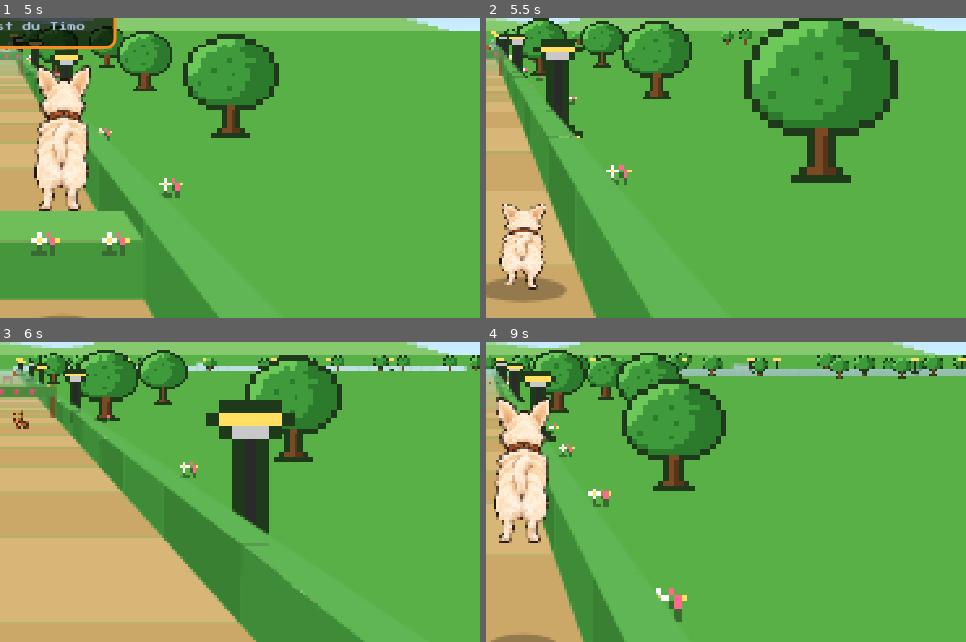
Above: before the commit, frames 1-4 (two rows, left to right).
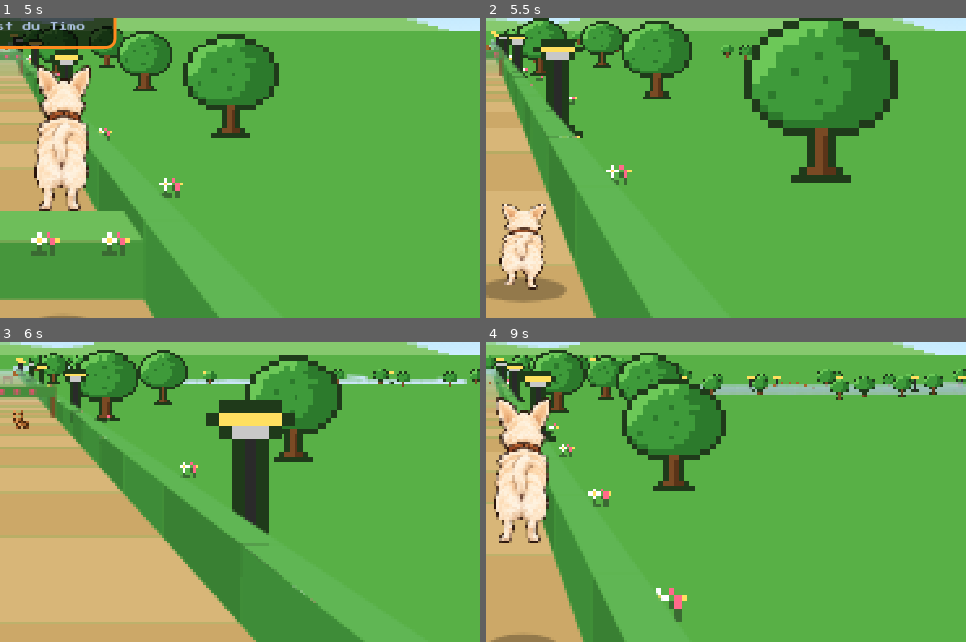
Above: after the commit, the same moments.

Repository: konstiks/timos-turbo-run
Game: browser game, page index.html
Same seed, same stepped clock (60 frames per second), same inputs: the game is played once before the commit and once after it.
Inputs (mouse positions are % of the whole screen's width and height, from its top left):
- Up to frame 1 (5 s): click (50, 50) at 0.27 s; hold D 1.03-1.53 s; tap Space every 0.5 s from 1.1 to 4.6 s; hold S 1.58-1.85 s; hold A 1.9-2.47 s; hold W 2.52-2.82 s; hold D 2.87-3.53 s; hold W 3.58-3.82 s; hold A 3.87-4.3 s; hold S 4.35-4.68 s; hold D from 4.73 s (still down)
- Up to frame 2 (5.5 s): tap Space at 5.1 s; release D at 5.23 s; hold S from 5.28 s (still down)
- Up to frame 3 (6 s): release S at 5.55 s; tap Space at 5.6 s; hold A from 5.6 s (still down)
- Up to frame 4 (9 s): tap Space every 0.5 s from 6.1 to 8.6 s; release A at 6.17 s; hold W 6.22-6.52 s; hold D 6.57-7.23 s; hold W 7.28-7.52 s; hold A 7.57-8 s; hold S 8.05-8.38 s; hold D 8.43-8.93 s; hold S from 8.98 s (still down)
The pictures show only the part of the screen within x 50-100%, y 32-82%; the shares and areas given below are measured in that part.

Frame 1 is identical in both runs. In frame 2, 0.3% of the frame differs, in the area x 27-56%, y 3-14%; in frame 3, 2.5%; in frame 4, 5.6%, in the area x 38-100%, y 3-20%.

Commit message:
Neuer Tierarzt, echter Applaus mit Konfetti, Hügel und Rutschpartien, braune Erdlöcher
- Tierarzt-Sprite aus dem neuen Bild mit Laufanimation
- Applaus-Aufnahme + Konfetti nach jeder Runde
- Strecke geht bergauf/bergab, Rutschpartien mit Kipp-Steuerung
- Erdlöcher braun, mehr Bäume im Park, Timo bellt seltener

Co-Authored-By: Claude Opus 5.5 <noreply@anthropic.com>
Claude-Session: https://claude.ai/code/session_01FwyAvonJojh9EGHS2iaqSe

Diff:
--- a/game.js
+++ b/game.js
@@ -78,7 +78,7 @@
 function audioUnlock() {
   if (!actx) { try { actx = new (window.AudioContext || window.webkitAudioContext)(); } catch (e) {} }
   if (actx && actx.state === 'suspended') actx.resume();
-  if (actx) loadBark();
+  if (actx) { loadBark(); loadApplause(); }
 }
 function beep(freq, dur, type, vol, slide) {
   if (save.mute || !actx) return;
@@ -152,8 +152,19 @@
   } else { barkOnce(1); setTimeout(() => barkOnce(1.08), 230); }
 };
 // Applaus (gefiltertes Rauschen als viele kleine Klatscher)
+let applBuf = null;
+function loadApplause() {
+  if (applBuf || !actx) return;
+  applBuf = 'loading';
+  fetch('assets/applaus.mp3?v=6').then(r => r.arrayBuffer()).then(ab => new Promise((res, rej) => actx.decodeAudioData(ab, res, rej)))
+    .then(b => { applBuf = b; }).catch(() => { applBuf = null; });
+}
 sfx.applause = function () {
   if (save.mute || !actx) return;
+  if (applBuf && applBuf !== 'loading') {
+    const src = actx.createBufferSource(); src.buffer = applBuf; const gn = actx.createGain(); gn.gain.value = 0.9;
+    src.connect(gn); gn.connect(actx.destination); src.start(); return;
+  }
   const t0 = actx.currentTime, n = Math.floor(actx.sampleRate * 0.02);
   const buf = actx.createBuffer(1, n, actx.sampleRate), d = buf.getChannelData(0);
   for (let i = 0; i < n; i++) d[i] = (Math.random() * 2 - 1) * Math.pow(1 - i / n, 3);
@@ -232,7 +243,7 @@
     sx, sz, dirIdx, dx: d[0], dz: d[1], rx: r[0], rz: r[1],
     L: opts.L || rint(48, 90), startDist, level, theme: THEMES[level % 3],
     exits: opts.exits || pick(['L', 'R', 'L', 'R', 'T']),
-    obs: [], coins: [], pus: [], deco: [], gate: false, next: null,
+    obs: [], coins: [], pus: [], deco: [], gate: false, next: null, y0: opts.y0 || 0, hills: [],
   };
   const prevLevel = opts.prevLevel;
   if (prevLevel !== undefined && prevLevel !== level) seg.gate = true;
@@ -248,6 +259,7 @@
     high: { name: 'Rosenbogen', y0: 0.95, c: [120, 80, 40], top: [200, 90, 120], kind: 'arch' },
     block: [{ name: 'Parkbank', h: 0.7, c: [150, 96, 50], top: [180, 120, 66], kind: 'bench' },
             { name: 'Mülleimer', h: 1.25, c: [60, 120, 70], top: [40, 80, 50], kind: 'bin', w: 0.8 },
+            { name: 'Baum', h: 9, c: [110, 70, 36], top: [90, 56, 30], kind: 'tree', w: 0.95 },
             { name: 'Baum', h: 9, c: [110, 70, 36], top: [90, 56, 30], kind: 'tree', w: 0.95 },
             { name: 'Baum', h: 9, c: [110, 70, 36], top: [90, 56, 30], kind: 'tree', w: 0.95 }],
   },
@@ -294,6 +306,29 @@
       a += gapAfter;
       continue;
     }
+    const curY = seg.y0 + seg.hills.reduce((s2, h) => s2 + h.dh, 0);
+    if (!first && r >= 0.64 && r < 0.71 && a + 16 < end) { // bergauf / bergab
+      const dh = curY < -3 ? 2.5 : curY > 3 ? -2.5 : pick([-2.5, 2.5]);
+      seg.hills.push({ a0: a, a1: a + 14, dh });
+      coinLine(seg, a + 1, rint(-1, 1), 8, 0.45);
+      a += 14 + gapAfter * 0.6;
+      continue;
+    }
+    if (!first && r >= 0.71 && r < 0.79 && a + 26 < end) { // Rutschpartie bergab: rutschen und kippen
+      const len = 22;
+      seg.hills.push({ a0: a, a1: a + len, dh: -4 });
+      seg.obs.push({ type: 'slide', a0: a, a1: a + len });
+      const free = rint(-1, 1);
+      for (let k = 0; k < 2; k++) {
+        const ba = a + 7 + k * 8, lanes = [-1, 0, 1].filter(l => l !== (k ? -free : free) || l === 0 && false);
+        const bl = pick([-1, 0, 1].filter(l => l !== (k ? (free === 0 ? 1 : -free) : free)));
+        const o = pick(ob.block);
+        seg.obs.push({ type: 'block', a0: ba, a1: ba + 0.8, lane: bl, b: bl * LANE, w: o.w || 1.05, h: Math.max(o.h, 1.2), def: o, c: o.kind === 'sofa' ? pick(SOFA_COLS) : null });
+      }
+      for (let k = 0; k < 14; k++) seg.coins.push({ a: a + 2 + k * 1.4, b: Math.round(Math.sin(k * 0.55)) * LANE, y: 0.3, got: false });
+      a += len + gapAfter;
+      continue;
+    }
     if (r < 0.22) { // tiefes Hindernis über die ganze Breite -> springen
       const o = ob.low;
       seg.obs.push({ type: 'low', a0: a, a1: a + 0.7, h: o.h, def: o });
@@ -405,7 +440,7 @@
   tilt.base = null;
   genExits(run.cur, 2);
   const ang = Math.atan2(s0.dx, s0.dz);
-  cam.ang = ang; cam.x = -s0.dx * CAM_BACK; cam.z = -s0.dz * CAM_BACK;
+  cam.ang = ang; cam.x = -s0.dx * CAM_BACK; cam.z = -s0.dz * CAM_BACK; cam.ey = 0;
   if (save.inv.startShield > 0) { save.inv.startShield--; run.eff.shield = puDur('shield'); }
   if (save.inv.startTurbo > 0) { save.inv.startTurbo--; run.eff.turbo = 6; }
   persist();
@@ -415,9 +450,16 @@
   const cx = seg.sx + seg.dx * seg.L, cz = seg.sz + seg.dz * seg.L;
   const sd = (run ? run.dist : 0) + (seg.L - a0);
   seg.next = {};
-  if (seg.exits === 'R' || seg.exits === 'T') seg.next.R = makeSeg(cx, cz, (seg.dirIdx + 1) % 4, sd, { prevLevel: seg.level });
-  if (seg.exits === 'L' || seg.exits === 'T') seg.next.L = makeSeg(cx, cz, (seg.dirIdx + 3) % 4, sd, { prevLevel: seg.level });
-}
+  if (seg.exits === 'R' || seg.exits === 'T') seg.next.R = makeSeg(cx, cz, (seg.dirIdx + 1) % 4, sd, { prevLevel: seg.level, y0: segEndY(seg) });
+  if (seg.exits === 'L' || seg.exits === 'T') seg.next.L = makeSeg(cx, cz, (seg.dirIdx + 3) % 4, sd, { prevLevel: seg.level, y0: segEndY(seg) });
+}
+function smooth(t) { t = t < 0 ? 0 : t > 1 ? 1 : t; return t * t * (3 - 2 * t); }
+function elev(seg, a) {
+  let y = seg.y0;
+  for (const h of seg.hills) y += h.dh * smooth((a - h.a0) / (h.a1 - h.a0));
+  return y;
+}
+function segEndY(seg) { let y = seg.y0; for (const h of seg.hills) y += h.dh; return y; }
 function segWorld(seg, a, b) { return [seg.sx + seg.dx * a + seg.rx * b, seg.sz + seg.dz * a + seg.rz * b]; }
 
 // ---------- Eingabe ----------
@@ -498,9 +540,14 @@
   }
   if (r.tutWait) { updateCam(dt); updateHUD(); return; }
 
+  // Rutschpartie?
+  r.onSlide = false;
+  for (const o of r.cur.obs) if (o.type === 'slide' && r.pa > o.a0 && r.pa < o.a1) { r.onSlide = true; break; }
+  if (r.onSlide && r.py <= 0.02) r.slideT = Math.max(r.slideT, 0.12);
+
   // Tempo
   const base = (r.tut && r.tutStep < TUT.length) ? 8 : 9 + 12 * (1 - Math.exp(-r.dist / 1800));
-  r.speed = base * (r.eff.turbo > 0 ? 1.75 : 1) * (r.slowT > 0 ? 0.7 : 1);
+  r.speed = base * (r.eff.turbo > 0 ? 1.75 : 1) * (r.slowT > 0 ? 0.7 : 1) * (r.onSlide ? 1.2 : 1);
   if (r.slowT > 0) r.slowT -= dt;
   const step = r.speed * dt;
   const prevA = r.pa;
@@ -546,6 +593,7 @@
       r.coins += bonus;
       showBanner('RUNDE ' + round + ' GESCHAFFT!', 'Level ' + (r.level + 1) + ': ' + r.cur.theme.name + ' · +' + bonus + ' Kroketten · jetzt schneller!');
       sfx.applause();
+      spawnConfetti();
       const [x, z] = segWorld(r.cur, r.pa + 3, 0);
       for (let i = 0; i < 30; i++) r.parts.push({ x: x + rnd(-2, 2), z: z + rnd(-1, 3), y: rnd(0.5, 2.5), vx: rnd(-2, 2), vz: rnd(-1, 2), vy: rnd(2, 5), t: 2, spr: 'star', s: 0.25 });
     } else {
@@ -599,6 +647,7 @@
   const pa0 = prevA - 0.3, pa1 = r.pa + 0.3;
   for (const o of s.obs) {
     if (o.hit || o.gone || o.a1 < pa0 || o.a0 > pa1) continue;
+    if (o.type === 'slide') continue;
     if (o.type === 'gap' || o.type === 'narrow') {
       const inside = r.pa > o.a0 + 0.3 && r.pa < o.a1 - 0.3;
       const overHole = o.type === 'gap' || Math.abs(r.pb - o.side * LANE) > 0.75;
@@ -666,7 +715,7 @@
 }
 function updateParts(dt) {
   const r = run;
-  for (const p of r.parts) { p.t -= dt; p.x += p.vx * dt; p.z += p.vz * dt; p.vy -= 9 * dt; p.y = Math.max(0, p.y + p.vy * dt); }
+  for (const p of r.parts) { if (p.gy === undefined) p.gy = elev(r.cur, r.pa); p.t -= dt; p.x += p.vx * dt; p.z += p.vz * dt; p.vy -= 9 * dt; p.y = Math.max(0, p.y + p.vy * dt); }
   r.parts = r.parts.filter(p => p.t > 0);
 }
 function updateCam(dt) {
@@ -681,7 +730,9 @@
   const tx = px - fx * CAM_BACK, tz = pz - fz * CAM_BACK;
   const k = Math.min(1, dt * 14);
   cam.x = lerp(cam.x, tx, k); cam.z = lerp(cam.z, tz, k);
-  cam.y = CAM_H + r.py * 0.35;
+  const ey = elev(s, r.pa);
+  cam.ey = cam.ey === undefined || Math.abs(cam.ey - ey) > 5 ? ey : lerp(cam.ey, ey, Math.min(1, dt * 10));
+  cam.y = CAM_H + Math.max(0, r.py) * 0.35 + cam.ey;
 }
 
 // ---------- Rendern ----------
@@ -712,7 +763,7 @@
 function fogT(f, theme) { return clamp((f - 18) / (VIEW - 18), 0, 1); }
 // Viereck in Segment-Koordinaten: Punkte [a,b,y]
 function quad(seg, pts, color, list, depthBias) {
-  const cp = pts.map(p => { const w = segWorld(seg, p[0], p[1]); return toCam(w[0], p[2], w[1]); });
+  const cp = pts.map(p => { const w = segWorld(seg, p[0], p[1]); return toCam(w[0], p[2] + elev(seg, p[0]), w[1]); });
   let fmin = Infinity, fmax = -Infinity, fs = 0, rs = 0;
   for (const p of cp) { fmin = Math.min(fmin, p[2]); fmax = Math.max(fmax, p[2]); fs += p[2]; rs += p[0]; }
   if (fmax < NEAR || fmin > VIEW) return;
@@ -751,7 +802,7 @@
 }
 function sprite(seg, a, b, y, h, img, list, opts) {
   const w = segWorld(seg, a, b);
-  spriteW(w[0], w[1], y, h, img, list, opts, seg.theme.fog);
+  spriteW(w[0], w[1], y + elev(seg, a), h, img, list, opts, seg.theme.fog);
 }
 function spriteW(x, z, y, h, img, list, opts, fog) {
   const p = toCam(x, y, z);
@@ -820,11 +871,12 @@
       // Erdloch: dunkle Tiefe, Erdwand mit Schichten, unregelmäßiger Erdrand
       const seed = Math.floor(o.a0 * 13.7);
       const jag = k => 0.12 + 0.12 * (((seed + k * 37) % 7) / 6);
-      quad(seg, [[o.a0, b0, 0.002], [o.a1, b0, 0.002], [o.a1, b1, 0.002], [o.a0, b1, 0.002]], [26, 15, 8], pitQ);
+      quad(seg, [[o.a0, b0, 0.002], [o.a1, b0, 0.002], [o.a1, b1, 0.002], [o.a0, b1, 0.002]], [84, 52, 26], pitQ);
+      quad(seg, [[o.a0 + 0.25, b0 + 0.2, 0.0025], [o.a1 - 0.25, b0 + 0.2, 0.0025], [o.a1 - 0.25, b1 - 0.2, 0.0025], [o.a0 + 0.25, b1 - 0.2, 0.0025]], [62, 38, 18], pitQ);
       if (cl2.a < o.a1) {
-        quad(seg, [[o.a1, b0, 0.003], [o.a1, b1, 0.003], [o.a1, b1, -D], [o.a1, b0, -D]], [104, 66, 34], pitQ, -0.5);
-        quad(seg, [[o.a1 - 0.001, b0, -D * 0.35], [o.a1 - 0.001, b1, -D * 0.35], [o.a1 - 0.001, b1, -D * 0.55], [o.a1 - 0.001, b0, -D * 0.55]], [78, 48, 24], pitQ, -0.6);
-        quad(seg, [[o.a1 - 0.001, b0, -D * 0.75], [o.a1 - 0.001, b1, -D * 0.75], [o.a1 - 0.001, b1, -D], [o.a1 - 0.001, b0, -D]], [58, 36, 18], pitQ, -0.6);
+        quad(seg, [[o.a1, b0, 0.003], [o.a1, b1, 0.003], [o.a1, b1, -D], [o.a1, b0, -D]], [124, 82, 44], pitQ, -0.5);
+        quad(seg, [[o.a1 - 0.001, b0, -D * 0.35], [o.a1 - 0.001, b1, -D * 0.35], [o.a1 - 0.001, b1, -D * 0.55], [o.a1 - 0.001, b0, -D * 0.55]], [100, 64, 32], pitQ, -0.6);
+        quad(seg, [[o.a1 - 0.001, b0, -D * 0.75], [o.a1 - 0.001, b1, -D * 0.75], [o.a1 - 0.001, b1, -D], [o.a1 - 0.001, b0, -D]], [80, 50, 24], pitQ, -0.6);
       }
       const n = Math.max(3, Math.round((b1 - b0) / 0.35));
       for (let k = 0; k < n; k++) {
@@ -872,7 +924,7 @@
   }
   if (seg.gate) gate(seg);
   // Hindernisse
-  for (const o of seg.obs) if (!o.gone && o.type !== 'gap' && o.type !== 'narrow') obstacle(seg, o);
+  for (const o of seg.obs) if (!o.gone && o.type !== 'gap' && o.type !== 'narrow' && o.type !== 'slide') obstacle(seg, o);
   // Kroketten
   const spin = Math.abs(Math.cos(run.time * 5));
   for (const c of seg.coins) if (!c.got) sprite(seg, c.a, c.b, c.y - 0.15, 0.32, SPR.kk, objQ, { sx: 0.35 + 0.65 * spin });
@@ -1072,16 +1124,16 @@
   let img = r.py > 0.05 ? SPR.timoJ : (Math.floor(r.animT * (r.speed * 0.9)) & 1 ? SPR.timoA : SPR.timoB);
   const dh = SPR.timoReal ? (sliding ? 0.85 : 1.55) : (sliding ? 0.75 : 1.3);
   const [tx, tz] = segWorld(r.cur, r.pa, r.pb);
-  spriteW(tx, tz, r.py, dh, img, objQ, { sx: sliding ? (SPR.timoReal ? 1.5 : 1.7) : 1, bias: -0.8, alpha: r.deathCause === 'fall' ? clamp(1 + r.py * 0.6, 0, 1) : undefined });
+  spriteW(tx, tz, r.py + elev(r.cur, r.pa), dh, img, objQ, { sx: sliding ? (SPR.timoReal ? 1.5 : 1.7) : 1, bias: -0.8, alpha: r.deathCause === 'fall' ? clamp(1 + r.py * 0.6, 0, 1) : undefined });
   // Tierarzt
   const p = run;
   if (p.vetGap < 5) {
     const [vx, vz] = segWorld(r.cur, r.pa - p.vetGap, p.vetB);
     const vimg = (Math.floor(r.animT * 8) & 1) ? SPR.vetA : SPR.vetB;
-    spriteW(vx, vz, Math.abs(Math.sin(r.animT * 8)) * 0.08, 1.75, vimg, objQ, { bias: -0.8 });
+    spriteW(vx, vz, Math.abs(Math.sin(r.animT * 8)) * 0.08 + elev(r.cur, r.pa - p.vetGap), SPR.vetReal ? 1.85 : 1.75, vimg, objQ, { bias: -0.8 });
   }
   // Partikel
-  for (const q of r.parts) spriteW(q.x, q.z, q.y, q.s, SPR[q.spr], objQ, { alpha: clamp(q.t, 0, 1) });
+  for (const q of r.parts) spriteW(q.x, q.z, q.y + (q.gy || 0), q.s, SPR[q.spr], objQ, { alpha: clamp(q.t, 0, 1) });
 
   objQ.sort((a, b) => b.d - a.d);
   for (const q of objQ) { if (q.img) drawSprite(q); else drawPoly(q); }
@@ -1115,6 +1167,11 @@
       if (Math.floor(r.time * 5) & 1) bigHint((o.side < 0 ? '⬅ ' : '') + (tiltOn() ? 'KIPPEN!' : 'WISCHEN!') + (o.side > 0 ? ' ➡' : ''));
       break;
     }
+  }
+  if (!r.dying) for (const o of r.cur.obs) {
+    if (o.type !== 'slide') continue;
+    const d = o.a0 - r.pa;
+    if (d > -1 && d < 12 && (Math.floor(r.time * 4) & 1)) { bigHint('RUTSCHPARTIE! ' + (tiltOn() ? '⬅ KIPPEN ➡' : '⬅ WISCHEN ➡')); break; }
   }
   // Abbiege-Hinweis
   const s = r.cur;
@@ -1129,7 +1186,7 @@
     }
   }
 }
-function toCamSeg(seg, a, b, y) { const w = segWorld(seg, a, b); return toCam(w[0], y, w[1]); }
+function toCamSeg(seg, a, b, y) { const w = segWorld(seg, a, b); return toCam(w[0], y + elev(seg, a), w[1]); }
 function bubble(text, x, y) {
   ctx.font = '8px "Press Start 2P", monospace';
   const w = Math.ceil(ctx.measureText(text).width) + 8, h = 14;
@@ -1137,6 +1194,21 @@
   ctx.fillStyle = '#000'; ctx.fillRect(bx - 1, by - 1, w + 2, h + 2);
   ctx.fillStyle = '#fff'; ctx.fillRect(bx, by, w, h);
   ctx.fillStyle = '#000'; ctx.textBaseline = 'top'; ctx.fillText(text, bx + 4, by + 3);
+}
+let confetti = [];
+function spawnConfetti() {
+  const cols = ['#ff8a1f', '#2f80ed', '#ffd83a', '#e8357a', '#5fc855', '#ffffff'];
+  for (let i = 0; i < 160; i++) confetti.push({ x: rnd(0, W), y: rnd(-H * 0.5, H * 0.25), vx: rnd(-15, 15), vy: rnd(35, 75), c: pick(cols), w: rint(3, 5), h: rint(4, 7), ph: rnd(0, 6), t: rnd(3, 4.5) });
+}
+function drawConfetti(dt) {
+  if (!confetti.length) return;
+  for (const p of confetti) {
+    p.t -= dt; p.ph += dt * 8; p.x += (p.vx + Math.sin(p.ph) * 12) * dt; p.y += p.vy * dt;
+    ctx.fillStyle = p.c;
+    const hh = Math.max(1, Math.round(p.h * Math.abs(Math.cos(p.ph))));
+    ctx.fillRect(Math.round(p.x), Math.round(p.y), p.w, hh);
+  }
+  confetti = confetti.filter(p => p.t > 0 && p.y < H + 5);
 }
 function bigHint(text) {
   ctx.font = '8px "Press Start 2P", monospace';
@@ -1377,7 +1449,7 @@
     // feinere Schritte bei hohem Tempo
     const n = Math.ceil(dt / 0.017);
     for (let i = 0; i < n && state === 'play'; i++) { run.lastDt = dt / n; update(dt / n); }
-    if (run) render();
+    if (run) { render(); drawConfetti(dt); }
   } else if (state === 'menu') {
     renderMenuBg(dt);
   } else if (run) {
@@ -1404,6 +1476,7 @@
   tilt.seen = true;
   if (tilt.base === null) { tilt.base = v; return; }
   const d = v - tilt.base;
+  if (run.onSlide) { const want = d < -9 ? -1 : d > 9 ? 1 : 0; if (want !== run.lane) run.lane = want; tilt.armed = Math.abs(d) < 7; return; }
   if (tilt.armed && Math.abs(d) > 15) { tilt.armed = false; onInput(d > 0 ? 'right' : 'left', true); }
   else if (!tilt.armed && Math.abs(d) < 7) tilt.armed = true;
   if (tilt.armed && Math.abs(d) < 7) tilt.base = lerp(tilt.base, v, 0.02); // langsam nachkalibrieren
@@ -1421,9 +1494,9 @@
   clearTimeout(w._t); w._t = setTimeout(() => { w.classList.add('hidden'); img.classList.remove('bark'); }, 1100);
 }
 setInterval(() => {
-  if (state === 'over' && Math.random() < 0.6) timoBark('over');
-  if (state === 'menu' && !$('scrMenu').classList.contains('hidden') && Math.random() < 0.35) timoBark('menu');
-}, 3200);
+  if (state === 'over' && Math.random() < 0.3) timoBark('over');
+  if (state === 'menu' && !$('scrMenu').classList.contains('hidden') && Math.random() < 0.15) timoBark('menu');
+}, 6000);
 
 // Timo von hinten aus dem Bild des Besitzers: Lauf-Animation durch Beine anheben
 function buildTimoFrames(img) {
@@ -1439,10 +1512,23 @@
   SPR.timoA = mk(4, 0, 1); SPR.timoB = mk(0, 4, 1); SPR.timoJ = mk(5, 5, 0);
   SPR.timoReal = true;
 }
+function buildVetFrames(img) {
+  const w = img.width, h = img.height, legY = Math.round(h * 0.74), mid = Math.round(w * 0.45);
+  const mk = (lo, ro) => {
+    const c = document.createElement('canvas'); c.width = w; c.height = h + 4;
+    const g = c.getContext('2d'); g.imageSmoothingEnabled = false;
+    g.drawImage(img, 0, legY, mid, h - legY, 0, legY + 4 - lo, mid, h - legY);
+    g.drawImage(img, mid, legY, w - mid, h - legY, mid, legY + 4 - ro, w - mid, h - legY);
+    g.drawImage(img, 0, 0, w, legY, 0, 4 - 1, w, legY);
+    return c;
+  };
+  SPR.vetA = mk(5, 0); SPR.vetB = mk(0, 5); SPR.vetReal = true;
+}
 
 function init() {
   buildSprites();
-  const ti = new Image(); ti.onload = () => buildTimoFrames(ti); ti.src = 'assets/timo-hinten.png?v=5';
+  const ti = new Image(); ti.onload = () => buildTimoFrames(ti); ti.src = 'assets/timo-hinten.png?v=6';
+  const vi = new Image(); vi.onload = () => buildVetFrames(vi); vi.src = 'assets/tierarzt-hinten.png?v=6';
   const icoURL = (() => { const c = document.createElement('canvas'); c.width = SPR.kk.width * 2; c.height = SPR.kk.height * 2; const g = c.getContext('2d'); g.imageSmoothingEnabled = false; g.drawImage(SPR.kk, 0, 0, c.width, c.height); return c.toDataURL(); })();
   const st = document.createElement('style'); st.textContent = '.kk-ico{background-image:url(' + icoURL + ')!important}'; document.head.appendChild(st);
   paintCanvases(document);
--- a/index.html
+++ b/index.html
@@ -13,7 +13,7 @@
 <link rel="apple-touch-icon" href="assets/icon.png">
 <link rel="preconnect" href="https://fonts.googleapis.com">
 <link href="https://fonts.googleapis.com/css2?family=Press+Start+2P&display=swap" rel="stylesheet">
-<link rel="stylesheet" href="style.css?v=5">
+<link rel="stylesheet" href="style.css?v=6">
 </head>
 <body>
 <div id="game">
@@ -145,7 +145,7 @@
     </div>
   </div>
 </div>
-<script src="sprites.js?v=5"></script>
-<script src="game.js?v=5"></script>
+<script src="sprites.js?v=6"></script>
+<script src="game.js?v=6"></script>
 </body>
 </html>
Binary file added: assets/tierarzt-hinten.png
Not shown, added: assets/applaus.mp3
